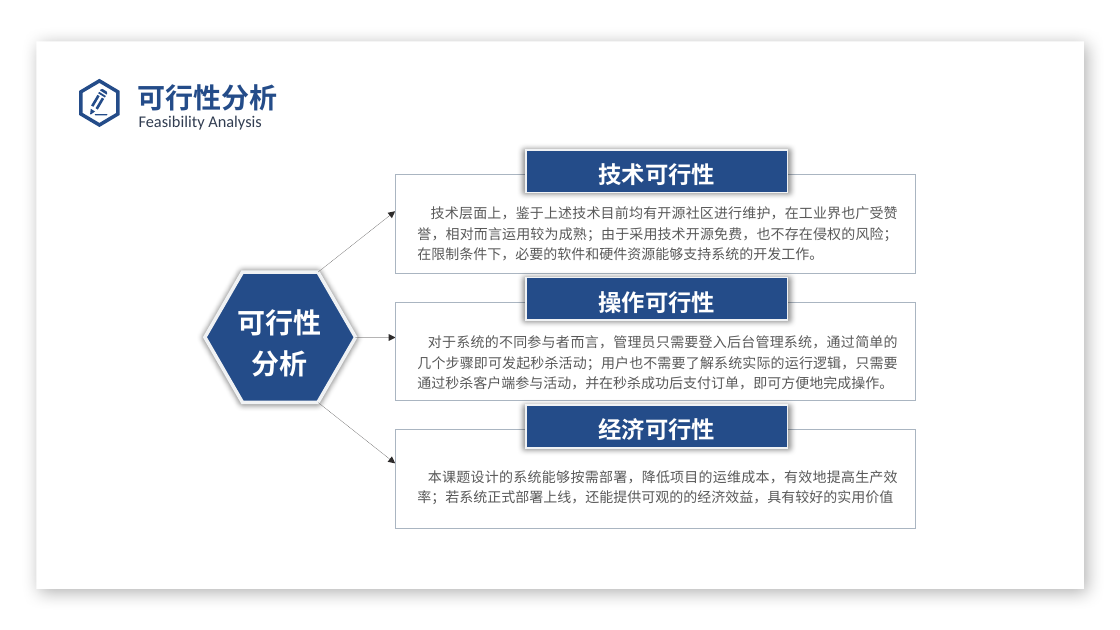
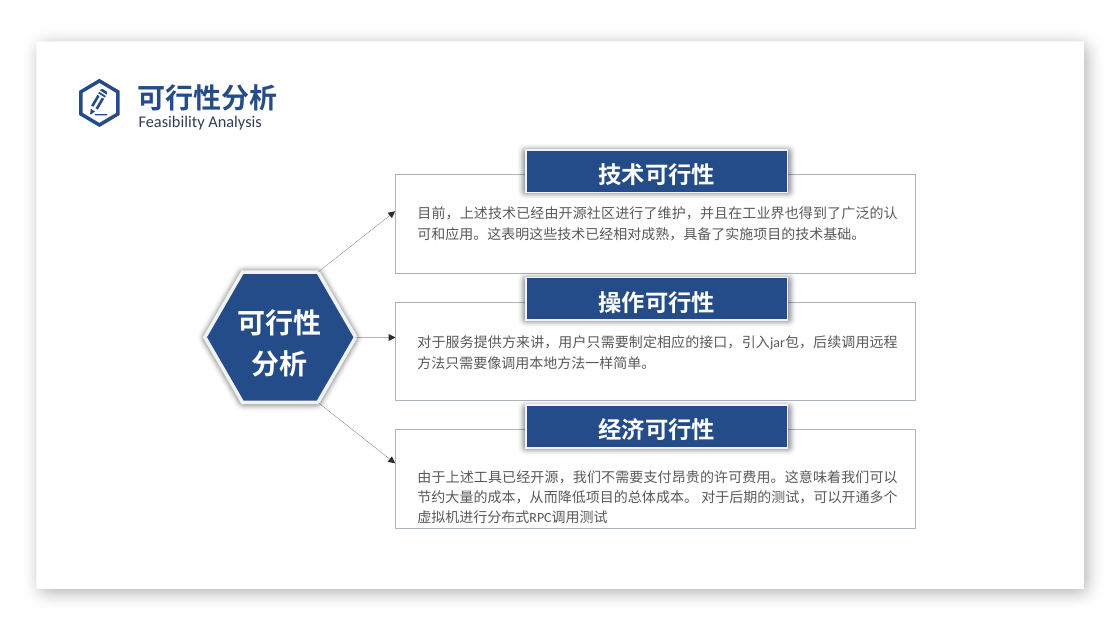
Before and after one commit to 2290653824/sward-rpc, a slide deck: slide 15 of files/2. 开题答辩/201931031311_卓悦_西南石油大学毕业设计（论文）开题报告.pptx. Drawn at 1120x630 pixels with LibreOffice and Linux fonts; fonts in the diff are those of the drawing; background and template pictures are left out. Boxes give left, top, right and bottom in pixels: in the first picture for what was removed or moved away, otherwise in the second. Text is boxed around its words. In the diff, an @@ line names an element or a change of style, - is before the commit and + after.

```diff
--- a/files/2. 开题答辩/201931031311_卓悦_西南石油大学毕业设计（论文）开题报告.pptx
+++ b/files/2. 开题答辩/201931031311_卓悦_西南石油大学毕业设计（论文）开题报告.pptx
@@ text at bbox=[417, 206, 897, 240]: text changed; font Noto Sans CJK SC to Calibri @@
-技术层面上，鉴于上述技术目前均有开源社区进行维护，在工业界也广受赞誉，相对而言运用较为成熟；由于采用技术开源免费，也不存在侵权的风险；在限制条件下，必要的软件和硬件资源能够支持系统的开发工作。
+目前，上述技术已经由开源社区进行了维护，并且在工业界也得到了广泛的认可和应用。这表明这些技术已经相对成熟，具备了实施项目的技术基础。
@@ text at bbox=[417, 335, 897, 369]: text changed; font Noto Sans CJK SC to Calibri @@
-对于系统的不同参与者而言，管理员只需要登入后台管理系统，通过简单的几个步骤即可发起秒杀活动；用户也不需要了解系统实际的运行逻辑，只需要通过秒杀客户端参与活动，并在秒杀成功后支付订单，即可方便地完成操作。
+对于服务提供方来讲，用户只需要制定相应的接口，引入jar包，后续调用远程方法只需要像调用本地方法一样简单。
@@ text at bbox=[417, 470, 897, 523]: text changed; font Noto Sans CJK SC to Calibri @@
-本课题设计的系统能够按需部署，降低项目的运维成本，有效地提高生产效率；若系统正式部署上线，还能提供可观的的经济效益，具有较好的实用价值
+由于上述工具已经开源，我们不需要支付昂贵的许可费用。这意味着我们可以节约大量的成本，从而降低项目的总体成本。 对于后期的测试，可以开通多个虚拟机进行分布式RPC调用测试
```
Also in this commit, not shown: 9 other slides changed, 1 slide added, 1 slide removed, 1 other file.
